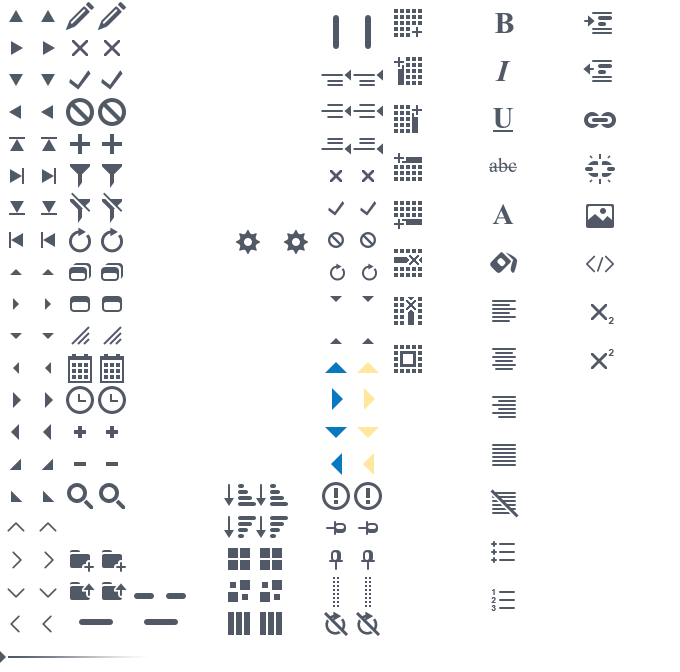
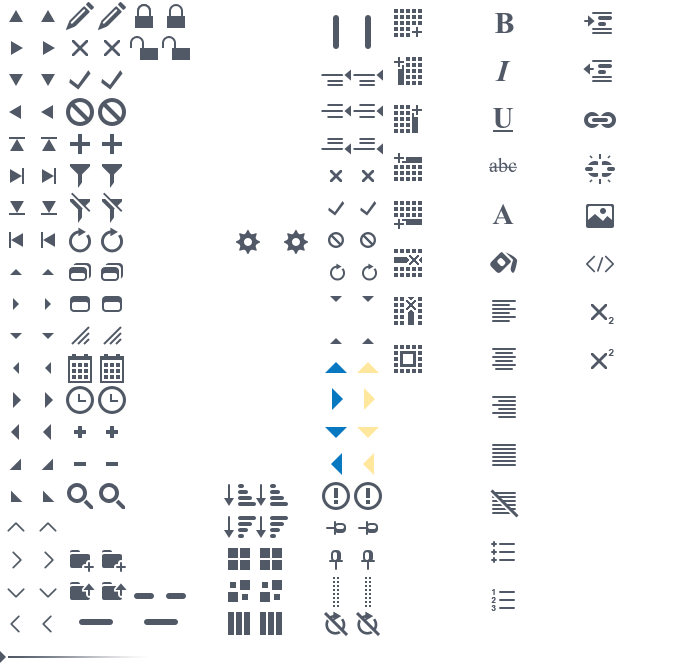
Layered file, before and after one edit (680×672). Changes by layer:
added group "Lock" with 5 layers above "table hover" over left=130, top=4, right=190, bottom=60
added layer "unlcok hover" in group "Lock" over left=162, top=36, right=190, bottom=60
added layer "unlcok" in group "Lock" over left=130, top=36, right=158, bottom=60
added layer "lock-hover" in group "Lock" over left=167, top=4, right=185, bottom=28
added layer "lock" in group "Lock" over left=135, top=4, right=153, bottom=28
added layer "source" in group "Lock" over left=135, top=4, right=153, bottom=28
